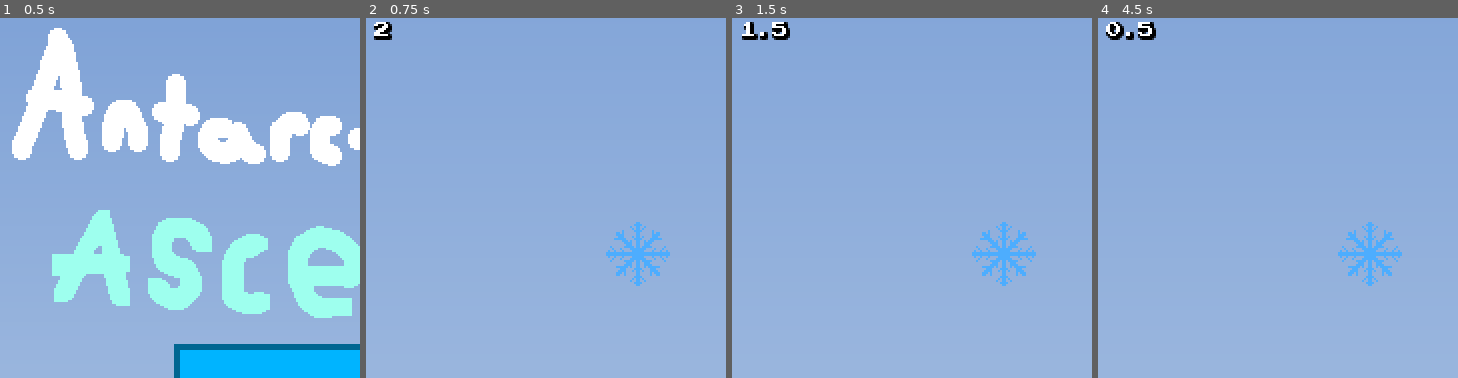
Above: before the commit, frames 1-4 (left to right).
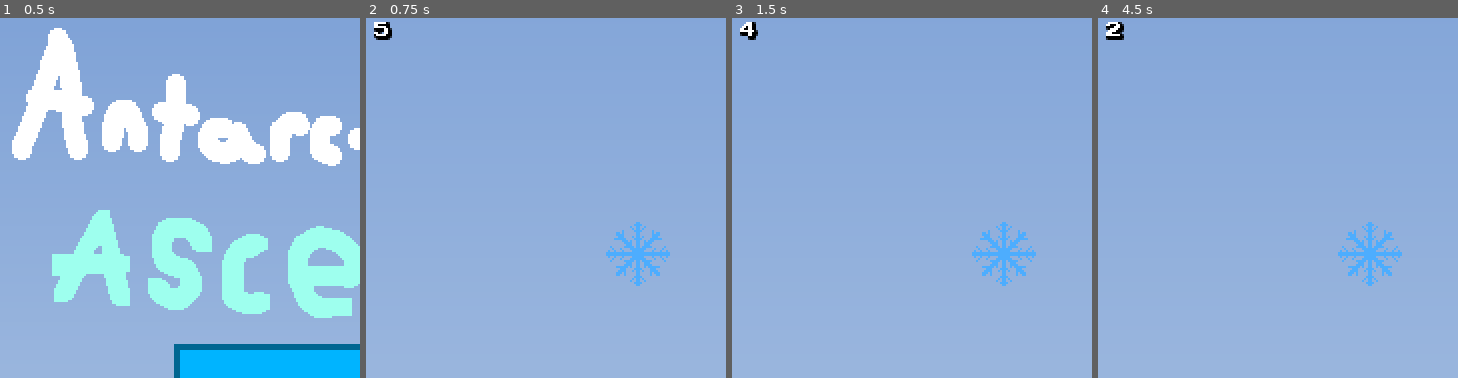
Above: after the commit, the same moments.

Repository: JigglyJelo/Antarctic-Ascent
Game: Godot game, scene res://Source/Scenes/Main Scenes/Scene Manager.tscn
Same seed, same stepped clock (60 frames per second), same inputs: the game is played once before the commit and once after it. Sound files missing from this copy of the repository are replaced by a short silence.
Inputs (mouse positions are % of the whole screen's width and height, from its top left):
- Up to frame 1 (0.5 s): no input
- Up to frame 2 (0.75 s): click "Play" at 0.5 s
- Up to frame 3 (1.5 s): move the mouse to (72, 45) at 1.27 s; hold D (right) from 1.28 s (still down); click (72, 45) at 1.42 s
- Up to frame 4 (4.5 s): tap W (jump) at 1.52, 2.27 s; move the mouse to (30, 55) at 2.02 s; click (30, 55) at 2.17 s; tap Enter at 2.75 s; move the mouse to (60, 28) at 2.77 s; release D (right) at 2.78 s; hold A (left) 2.78-3.5 s; click (60, 28) at 2.92 s; click "Resume" at 3.5 s; tap Space at 4.25 s; move the mouse to (45, 70) at 4.27 s; hold D (right) from 4.28 s (still down); click (45, 70) at 4.42 s
The pictures show only the part of the screen within x 13-63%, y 0-50%; the shares and areas given below are measured in that part.

Frame 1 is identical in both runs. In frame 2, 0.1% of the frame differs, in the area x 2-8%, y 1-7%; in frame 3, 0.4%, in the area x 2-17%, y 1-7%; in frame 4, 0.4%.

Commit message:
Optimized placing and erasing tiles to not skip tiles at lower framerates

Diff:
--- a/Source/Scenes/Main Scenes/Game Scene.tscn
+++ b/Source/Scenes/Main Scenes/Game Scene.tscn
@@ -7,7 +7,6 @@
 [ext_resource type="FontFile" uid="uid://cmfeqjjrfcrpw" path="res://Assets/PressStart2P-vaV7.ttf" id="2_mj6pa"]
 [ext_resource type="Texture2D" uid="uid://cisorq3x0bjlk" path="res://Assets/Sprites/MountainTiles.png" id="4_e77lo"]
 [ext_resource type="PackedScene" uid="uid://dc37wsnnlbsmp" path="res://Source/Scenes/Object Scenes/Player.tscn" id="4_n5yd4"]
-[ext_resource type="Script" path="res://Source/Scripts/DynamicBackground.gd" id="4_pg01c"]
 [ext_resource type="AudioStream" uid="uid://cfso7xxo546yb" path="res://Assets/Audio/SFX/snow_place.ogg" id="4_wrigx"]
 [ext_resource type="AudioStream" uid="uid://btw2awp4ks0oy" path="res://Assets/Audio/SFX/rock.ogg" id="6_eulli"]
 [ext_resource type="PackedScene" uid="uid://cyoy2rxdd5umt" path="res://Source/Scenes/Object Scenes/Snowflake.tscn" id="7_spp1k"]
@@ -1126,7 +1125,6 @@
 offset_right = 180.0
 offset_bottom = 180.0
 texture = SubResource("GradientTexture2D_su6pf")
-script = ExtResource("4_pg01c")
 
 [node name="UICanvasLayer" type="CanvasLayer" parent="."]
 layer = 0
--- a/Source/Scripts/BuildingTiles.gd
+++ b/Source/Scripts/BuildingTiles.gd
@@ -4,12 +4,16 @@
 var delete_timer: int = 0
 static var snow_label: Label
 static var snow: float
-const MAX_SNOW: float = 40
+const MAX_SNOW: float = 80
+const SNOW_PLACE_COST: float = 1
+const SNOW_ERASE_REFUND: float = 0.5
 var place_sfx: AudioStreamPlayer2D
 var erase_sfx: AudioStreamPlayer2D
 var break_sfx: AudioStreamPlayer2D
 var rock_sfx: AudioStreamPlayer2D
 var ground_layer: TileMapLayer
+var last_mouse_pos: Vector2
+var last_action: int = 0 # 0 = None, 1 = Draw, 2 = Erase
 
 func _ready() -> void:
 	var parent: Node = get_parent()
@@ -19,7 +23,7 @@
 	break_sfx = $BreakSound
 	ground_layer = parent.get_node("GroundLayer")
 	rock_sfx = ground_layer.get_node("RockBreakSound")
-	set_snow(2)
+	set_snow(5)
 
 func _process(_delta: float) -> void:
 	if Game.player != null and Engine.time_scale < 1.01 and Engine.time_scale > 0.99 and Game.time > 0.5:
@@ -40,20 +44,81 @@
 		delete_timer += 1
 
 func tile_controls() -> void:
-	#Draw Tiles
+	var mouse_pos: Vector2 = get_global_mouse_position()
+	var current_action: int = 0
+
 	if Input.is_mouse_button_pressed(MOUSE_BUTTON_LEFT):
-		var mouse_pos: Vector2 = get_global_mouse_position()
-		if Game.player != null and mouse_pos.distance_squared_to(Game.player.global_position) > 225 and mouse_pos.x > -180 and mouse_pos.x < 180:
-			var cell: Vector2i = local_to_map(to_local(mouse_pos))
-			if snow >= 0.5 and get_cell_tile_data(cell) == null and ground_layer.get_cell_tile_data(cell) == null:
-				set_cells_terrain_connect([cell],0,0,true)
-				set_snow(snow-0.5)
-				place_sfx.pitch_scale = randf_range(0.8,1.2)
-				place_sfx.global_position = mouse_pos
-				place_sfx.play()
-	#Erase Tiles
+		current_action = 1
 	elif Input.is_mouse_button_pressed(MOUSE_BUTTON_RIGHT):
-			destroy_tile(get_global_mouse_position(),true)
+		current_action = 2
+
+	if current_action == 0:
+		last_action = 0
+		return
+
+	if current_action != last_action:
+		last_mouse_pos = mouse_pos
+		last_action = current_action
+
+	var distance: float = last_mouse_pos.distance_to(mouse_pos)
+	var steps: int = max(1, int(distance / 8.0))
+
+	var processed_cells: Array[Vector2i] = []
+	var cells_to_place: Array[Vector2i] = []
+	var cells_to_erase: Array[Vector2i] = []
+
+	for i in range(steps + 1):
+		var step_pos: Vector2 = last_mouse_pos.lerp(mouse_pos, float(i) / float(steps))
+		var cell: Vector2i = local_to_map(to_local(step_pos))
+
+		if cell in processed_cells:
+			continue
+		processed_cells.append(cell)
+
+		if current_action == 1: # DRAW
+			if Game.player != null and step_pos.distance_squared_to(Game.player.global_position) > 225 and step_pos.x > -180 and step_pos.x < 180:
+				if get_cell_tile_data(cell) == null and ground_layer.get_cell_tile_data(cell) == null:
+					if snow - (cells_to_place.size() * SNOW_PLACE_COST) >= SNOW_PLACE_COST:
+						cells_to_place.append(cell)
+
+		elif current_action == 2: # ERASE
+			if get_cell_tile_data(cell) != null:
+				cells_to_erase.append(cell)
+
+	# --- BATCH PROCESSING ---
+
+	if cells_to_place.size() > 0:
+		set_cells_terrain_connect(cells_to_place, 0, 0, true)
+		set_snow(snow - (cells_to_place.size() * SNOW_PLACE_COST))
+
+		place_sfx.pitch_scale = randf_range(0.8, 1.2)
+		place_sfx.global_position = mouse_pos
+		place_sfx.play()
+
+	elif cells_to_erase.size() > 0:
+		var surrounding_updates: Array[Vector2i] = []
+
+		for cell in cells_to_erase:
+			erase_cell(cell)
+
+			# Gather surrounding tiles for autotile updates, avoiding duplicates
+			var surrounding: Array[Vector2i] = get_surrounding_cells(cell)
+			for s in surrounding:
+				if get_cell_tile_data(s) != null and s not in cells_to_erase and s not in surrounding_updates:
+					surrounding_updates.append(s)
+
+		# Update the terrain for surrounding tiles once
+		for s_cell in surrounding_updates:
+			erase_cell(s_cell)
+			set_cells_terrain_connect([s_cell], 0, 0, false)
+
+		set_snow(snow + (cells_to_erase.size() * SNOW_ERASE_REFUND))
+
+		erase_sfx.pitch_scale = randf_range(0.8, 1.2)
+		erase_sfx.global_position = mouse_pos
+		erase_sfx.play()
+
+	last_mouse_pos = mouse_pos
 
 static func set_snow(new_snow: float) -> void:
 	if new_snow >= MAX_SNOW:
@@ -71,7 +136,7 @@
 		var surrounding_tiles: Array[Vector2i] = get_surrounding_cells(cell)
 		erase_cell(cell)
 		if snow_regain:
-			set_snow(snow+0.25)
+			set_snow(snow+SNOW_ERASE_REFUND)
 			erase_sfx.pitch_scale = randf_range(0.8,1.2)
 			erase_sfx.global_position = global_point
 			erase_sfx.play()
--- a/Source/Scripts/DynamicBackground.gd
+++ /dev/null
@@ -1,4 +0,0 @@
-extends TextureRect
-
-func _ready() -> void:
-	pass
--- a/Source/Scripts/Snowflake.gd
+++ b/Source/Scripts/Snowflake.gd
@@ -1,6 +1,6 @@
 extends Area2D
 @onready var sprite: Sprite2D = $Sprite2D
-const SNOWFLAKE_SNOW: float = 10
+const SNOWFLAKE_SNOW: float = 20
 
 func _process(delta: float) -> void:
 	global_position.y += (delta / Game.camera.raise_speed) * 3
Not shown: 1 places in Source/Scenes/Main Scenes/Game Scene.tscn that only renumber resources
